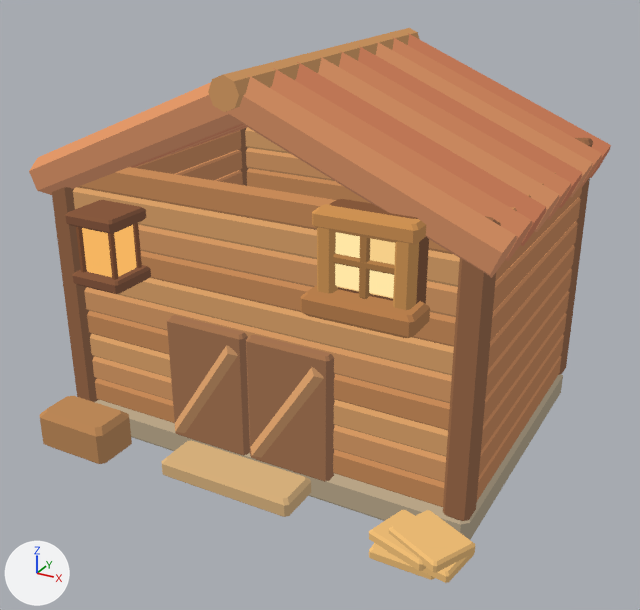
The glTF model assets/models/farm_barn.glb: old version first, new version second.
Camera for both pictures: a 50 mm lens placed at (2.56, -4.69, 3.2), pointed at (0.07, -0.16, 0.93). Arrows for +X, +Y and +Z are at lower left; the lights stay in place. The older version comes first. Vertices at exactly the same position are counted once.

Names of what the first picture shows: 'Schafscheune'.
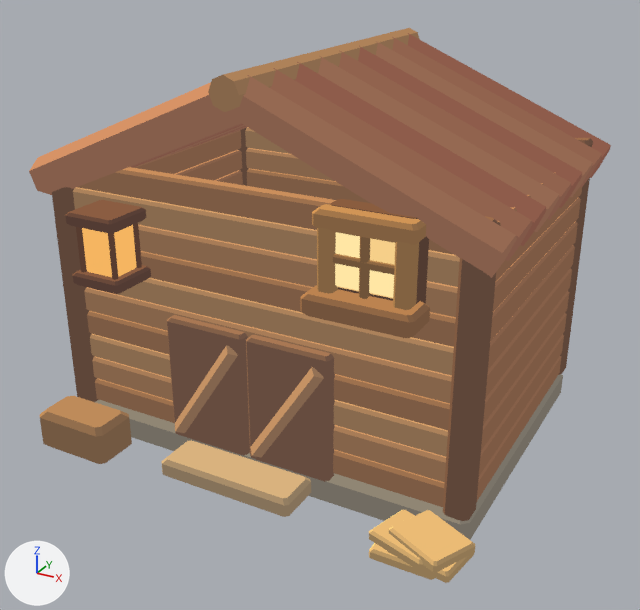
Changed parts and their boxes (x1, y1, x2, y2) in the pictures (640 x 610 px):
part 1 of me_schafscheune, recoloured
    both: (29, 32, 611, 534)
part 2 of me_schafscheune, recoloured
    both: (29, 82, 579, 576)
part 3 of me_schafscheune, recoloured (orange to brown)
    both: (40, 28, 611, 583)

Diff of the bpy script that builds the scene:
```diff
--- a/assets/models/farm_barn.glb.py
+++ b/assets/models/farm_barn.glb.py
@@ me_schafscheune @@
 me_schafscheune.from_pydata(...)  # 2552 vertices, 4732 faces; spans x -1.49..1.49, y -1.33..1.25, z 0.0..2.48
 # used by ob_schafscheune; location = (0.0, 0.0, 0.0)
+# me_schafscheune part 1: 2576 faces centred in x -1.41..1.47, y -1.24..1.25, z 0.0..2.46 are repainted in the vertex colours; the middle colour goes from brown #895f42 to brown #7d5a44
+# me_schafscheune part 2: 766 faces centred in x -1.41..1.45, y -1.32..1.19, z 0.1..2.47 are repainted in the vertex colours; the middle colour goes from orange #cd8e5b to orange #dea466
+# me_schafscheune part 3: 668 faces centred in x -1.41..1.49, y -1.33..1.19, z 0.08..2.47 are repainted in the vertex colours; the middle colour goes from orange #b48154 to brown #9d7651
 me_schafscheune.materials.append(mat_gebackenes_sonnenlicht)
```
